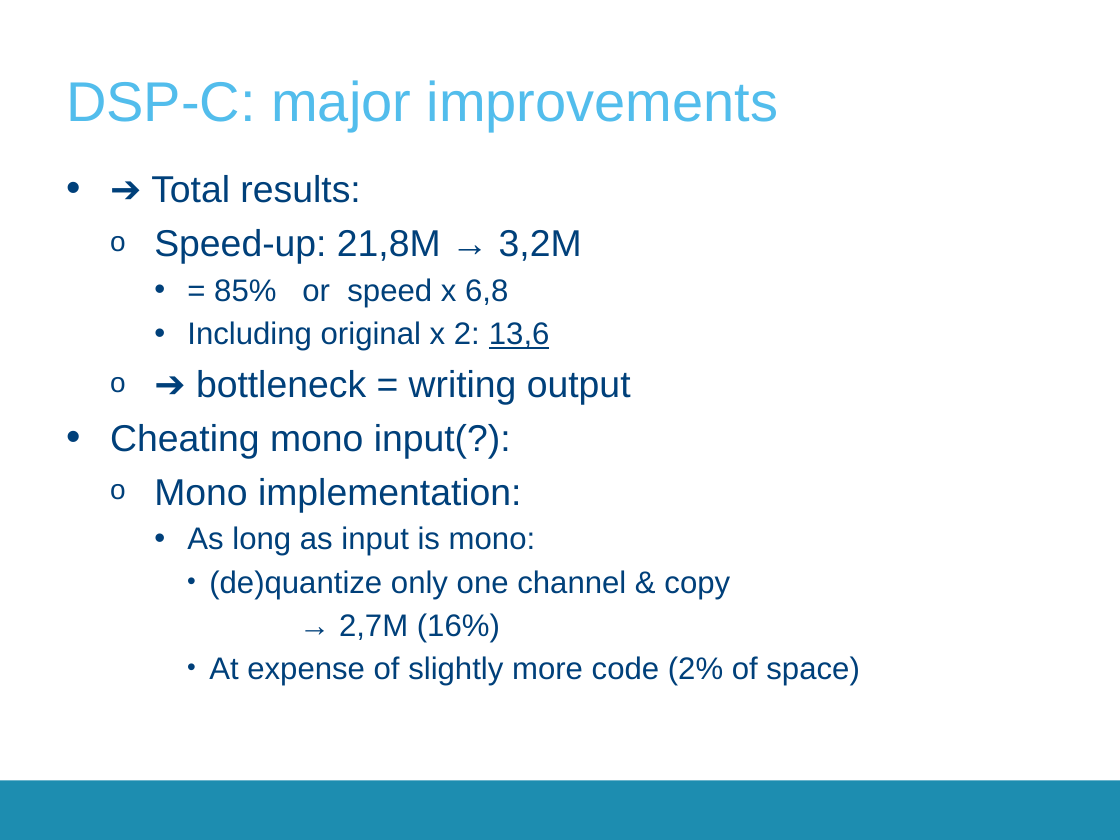
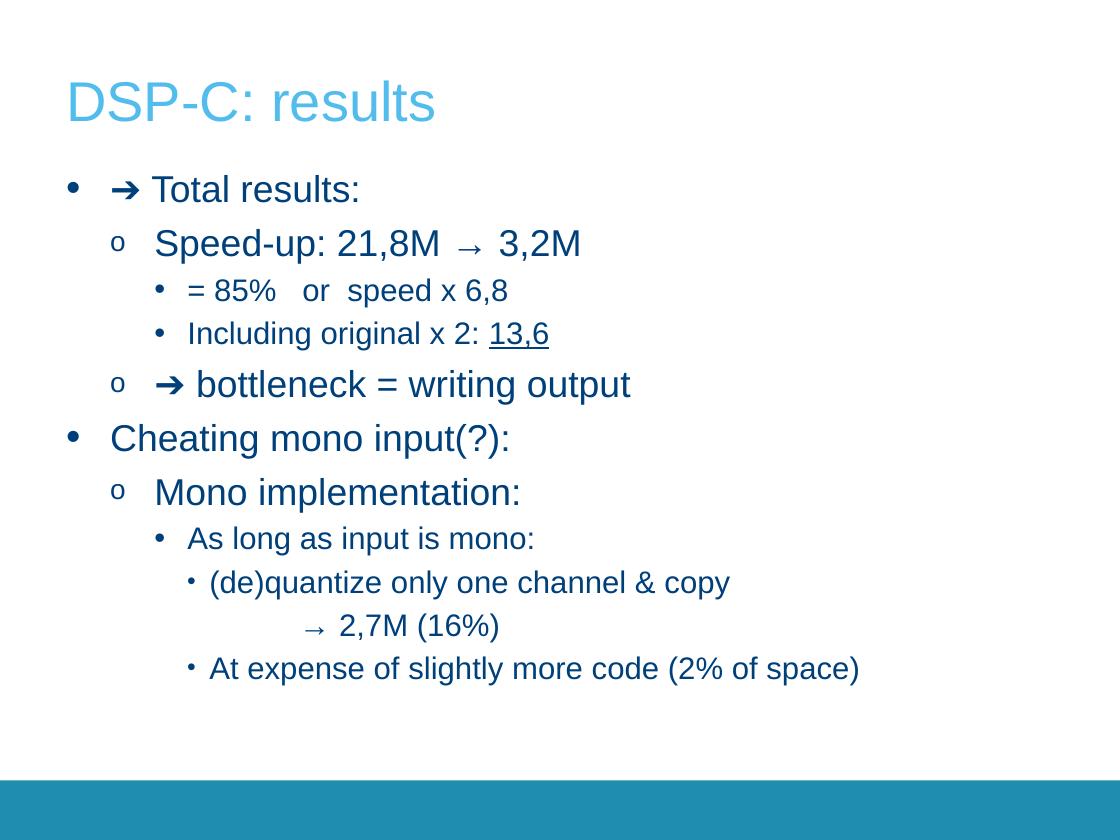
Before and after one commit to SepOwnage/P-O5, a slide deck: slide 20 of Presentatie/Presentatie.pptx (slide 19 before the commit). Drawn at 1120x840 pixels with LibreOffice and Linux fonts; fonts in the diff are those of the drawing; background and template pictures are left out. Boxes give left, top, right and bottom in pixels: in the first picture for what was removed or moved away, otherwise in the second. Text is boxed around its words. In the diff, an @@ line names an element or a change of style, - is before the commit and + after.

```diff
--- a/Presentatie/Presentatie.pptx
+++ b/Presentatie/Presentatie.pptx
@@ title at (66,80,436,122): text changed @@
-DSP-C: major improvements
+DSP-C: results
```
Also in this commit, not shown: 1 other slide changed.
